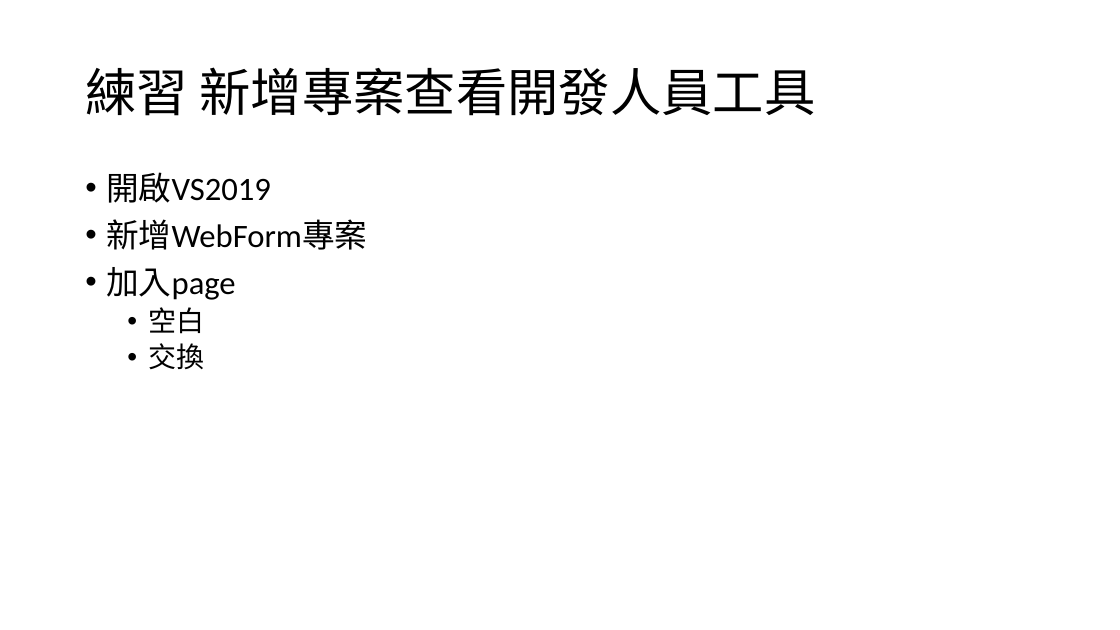
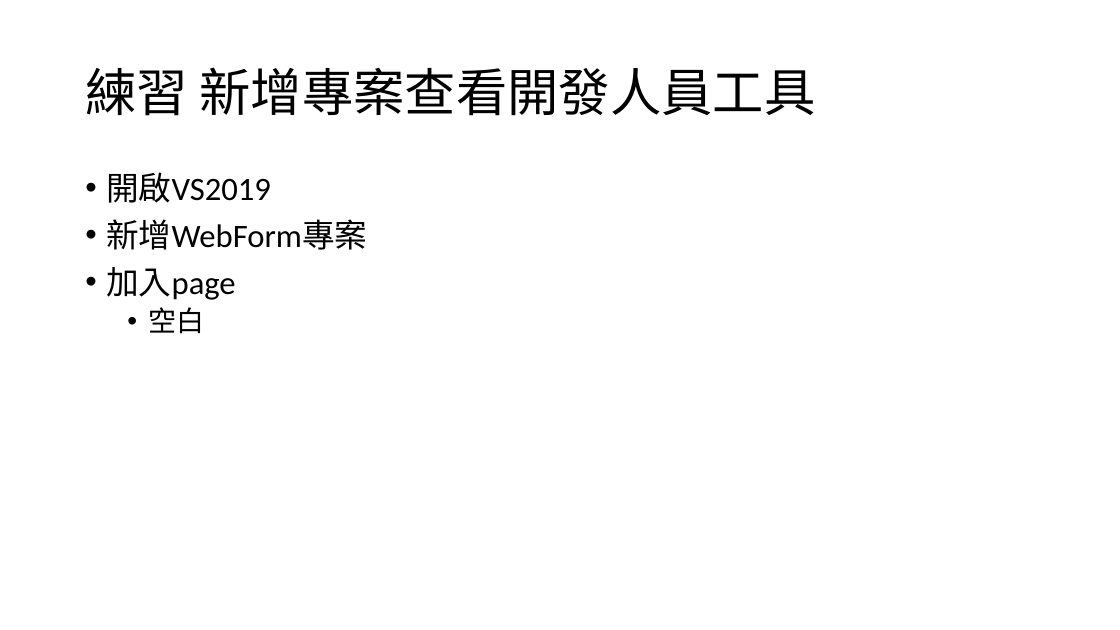
Before and after one commit to Q81JIAXIONG/-, a slide deck: slide 4 of 投影片/1.網頁基礎.pptx. Drawn at 1120x630 pixels with LibreOffice and Linux fonts; fonts in the diff are those of the drawing. Boxes give left, top, right and bottom in pixels: in the first picture for what was removed or moved away, otherwise in the second. Text is boxed around its words. In the diff, an @@ line names an element or a change of style, - is before the commit and + after.

```diff
--- a/投影片/1.網頁基礎.pptx
+++ b/投影片/1.網頁基礎.pptx
@@ text at <box>148,343,204,369</box>: paragraph removed @@
-  • 交換
```
Also in this commit, not shown: 2 other slides changed, 5 slides added, 3 slides removed, 24 other files.
